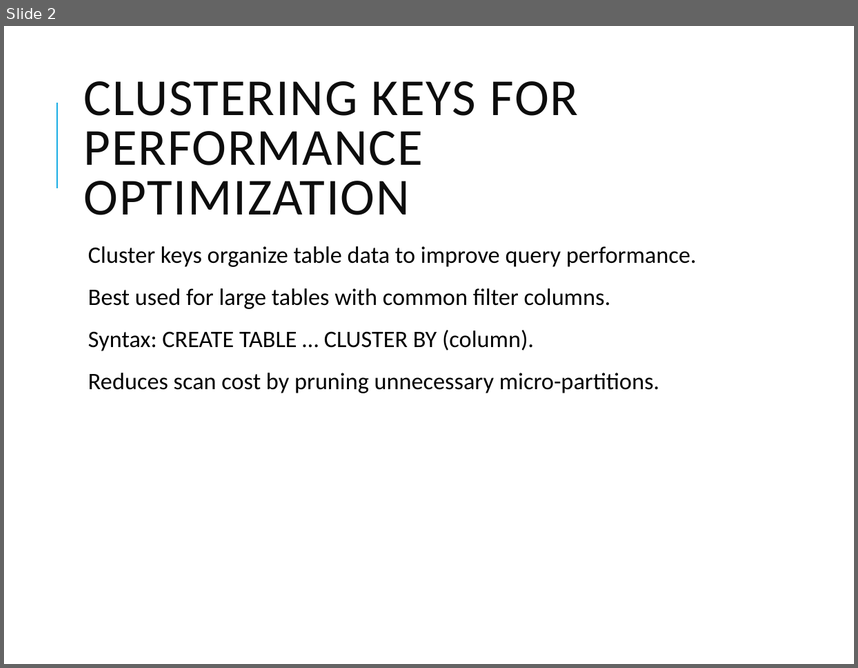
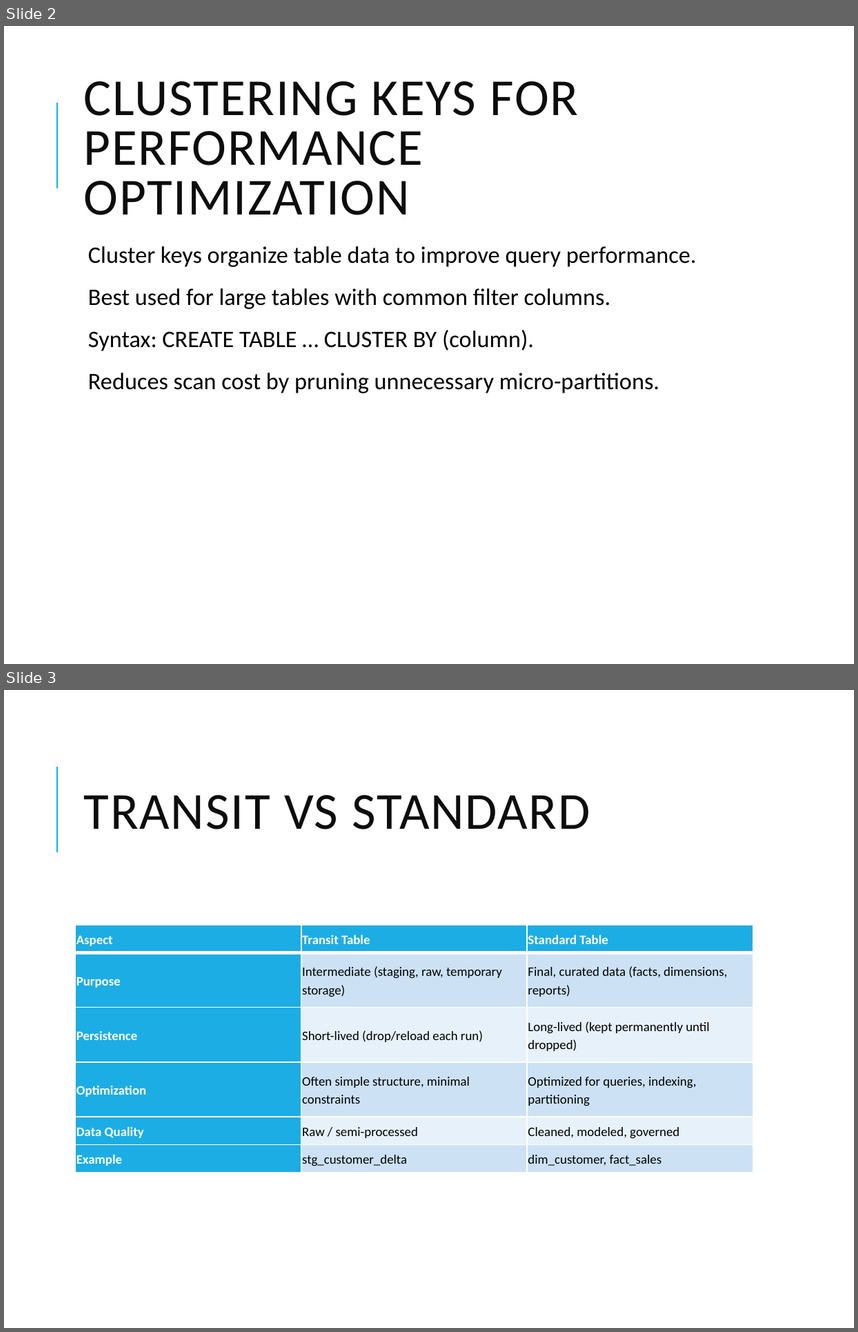
Before and after one commit to vikash-verma-profile/DE-Content-WithSnowflakes, a slide deck: Week-2/Day-4/Snowflake_Advanced_Features.pptx. Shown one above the other, each under a label of ours: slide 2 before the commit, slides 2 and 3 after it. The pictures are 858x668 and 858x1332 pixels, drawn with LibreOffice and Linux fonts; fonts in the diff are those of the drawing. Boxes give left, top, right and bottom in pixels: in the first picture for what was removed or moved away, otherwise in the second. Text is boxed around its words. In the diff, an @@ line names an element or a change of style, - is before the commit and + after.

```diff
--- a/Week-2/Day-4/Snowflake_Advanced_Features.pptx
+++ b/Week-2/Day-4/Snowflake_Advanced_Features.pptx
@@ slide 3 added at (4,690,854,1328), background #FFFFFF; not listed: 1 template element that a slide beside it also shows @@
@@ title added at (84,795,590,829), 44 pt, text #0D0D0D @@
+TRANSIT VS STANDARD
@@ table added at (75,925,754,1172), 6 rows, 3 columns @@
+Aspect | Transit Table | Standard Table
+Purpose | Intermediate (staging, raw, temporary storage) | Final, curated data (facts, dimensions, reports)
+Persistence | Short-lived (drop/reload each run) | Long-lived (kept permanently until dropped)
+Optimization | Often simple structure, minimal constraints | Optimized for queries, indexing, partitioning
+Data Quality | Raw / semi-processed | Cleaned, modeled, governed
+Example | stg_customer_delta | dim_customer, fact_sales
```
Also in this commit, not shown: 1 slide changed, 1 other slide added, 4 other files.
